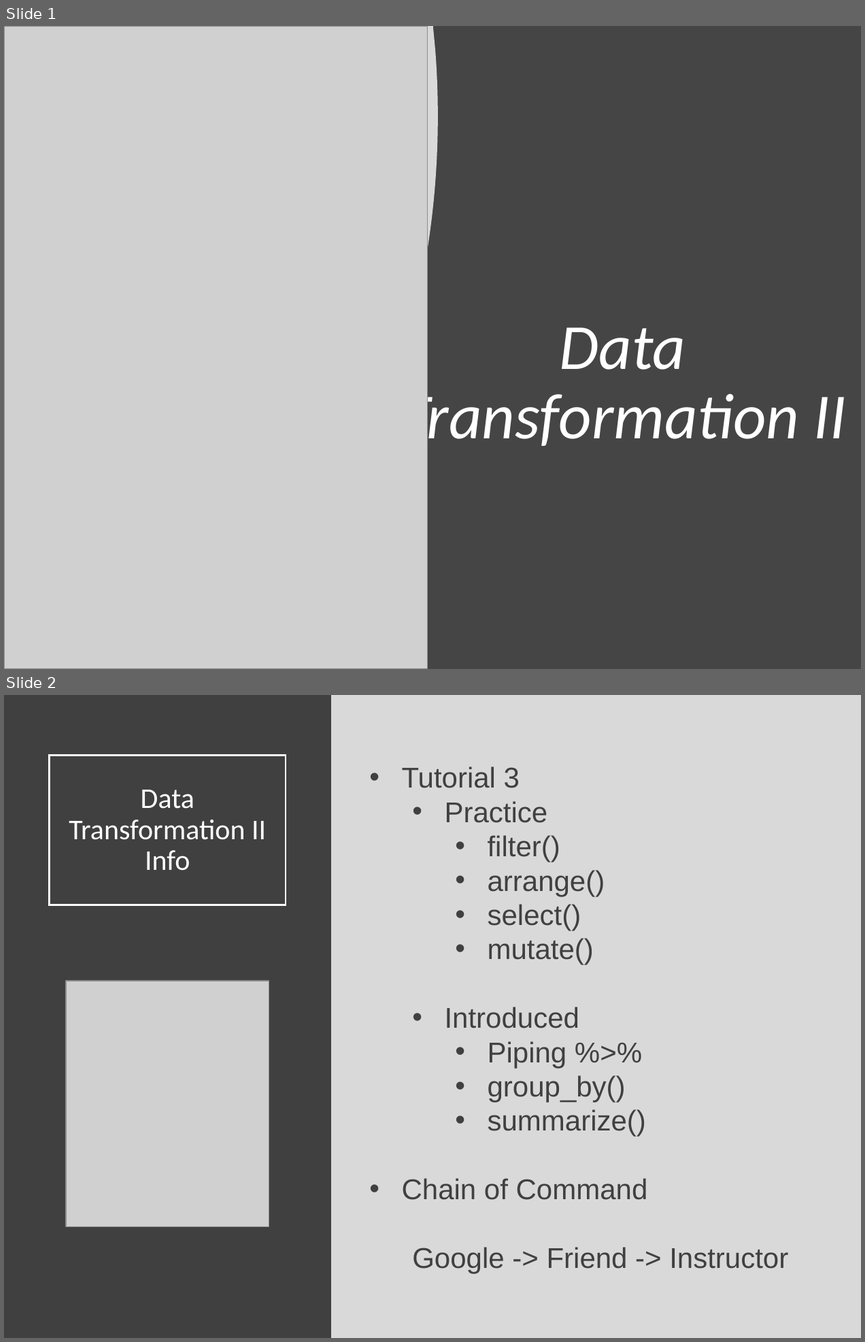
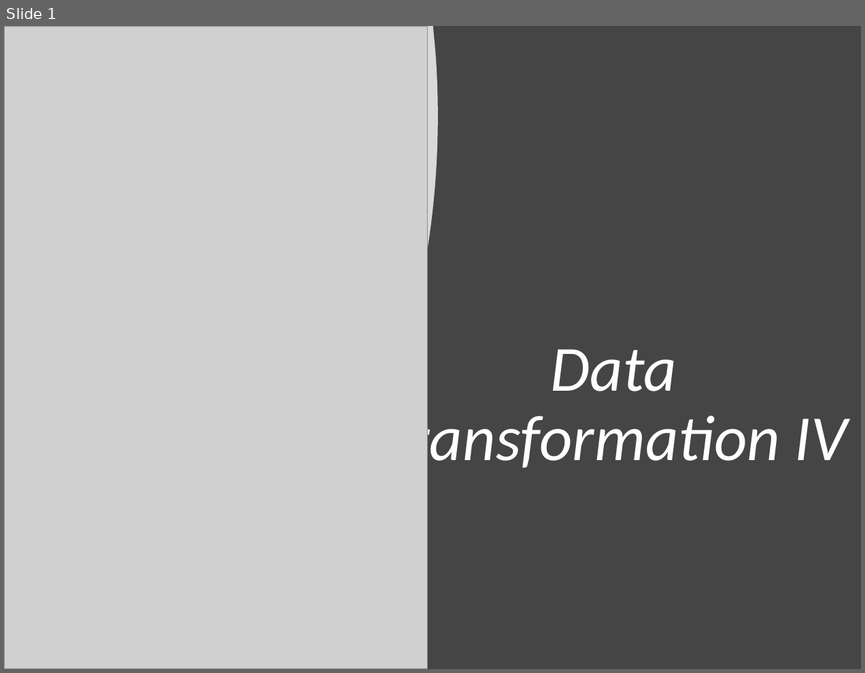
Before and after one commit to Yixf-Self/STOR320_WEBSITE, a slide deck: Lecture/Lecture 7/Lecture 7.pptx. Shown one above the other, each under a label of ours: slides 1 and 2 before the commit, slide 1 after it. The pictures are 865x1342 and 865x673 pixels, drawn with LibreOffice and Linux fonts; fonts in the diff are those of the drawing; grey boxes stand for pictures. Boxes give left, top, right and bottom in pixels: in the first picture for what was removed or moved away, otherwise in the second. Text is boxed around its words. In the diff, an @@ line names an element or a change of style, - is before the commit and + after.

```diff
--- a/Lecture/Lecture 7/Lecture 7.pptx
+++ b/Lecture/Lecture 7/Lecture 7.pptx
@@ slide 2 removed at bbox=[4, 695, 861, 1338], background #D9D9D9 @@
@@ rectangle removed at bbox=[4, 695, 331, 1338] @@
@@ title removed at bbox=[50, 755, 286, 905] @@
-Data Transformation II Info
@@ text removed at bbox=[402, 766, 788, 1273] @@
-• Tutorial 3
-  • Practice
-    • filter()
-    • arrange()
-    • select()
-    • mutate()
-  • Introduced
-    • Piping %>%
-    • group_by()
-    • summarize()
-• Chain of Command
-Google -> Friend -> Instructor
@@ picture removed at bbox=[66, 981, 269, 1226] @@
@@ slide 1 changed as well @@
@@ title at bbox=[379, 349, 847, 475]: text changed @@
-Data Transformation II
+Data Transformation IV
```
Also in this commit, not shown: 1 other slide changed, 5 slides added, 19 other files.
